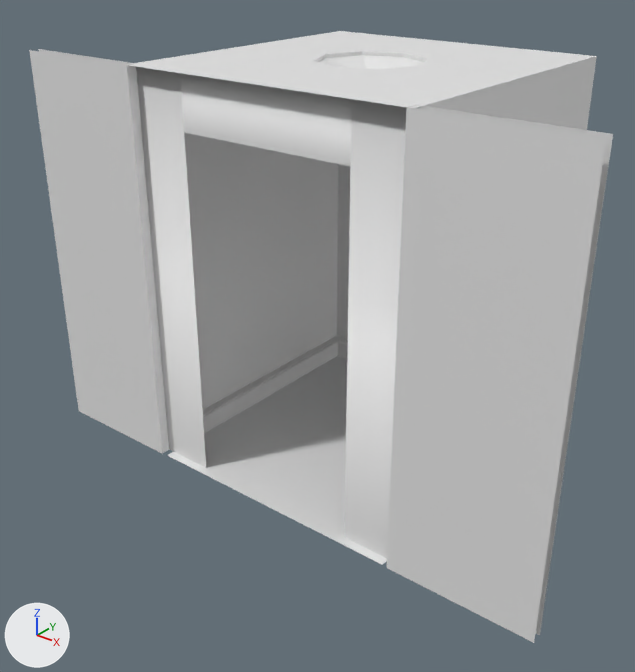
What one commit did to the FBX model Elevator 404/Assets/Models/Luuk/Lift/Lift.fbx.
Before and after are seen from a camera (50 mm lens) standing at (2.39, -2.62, 2.61) and looking at (-0.08, 0.47, 0.7). Lighting does not change. The marker at lower left points along +X, +Y and +Z. Where no turn or scale is listed for an object, it has been applied to the vertices.
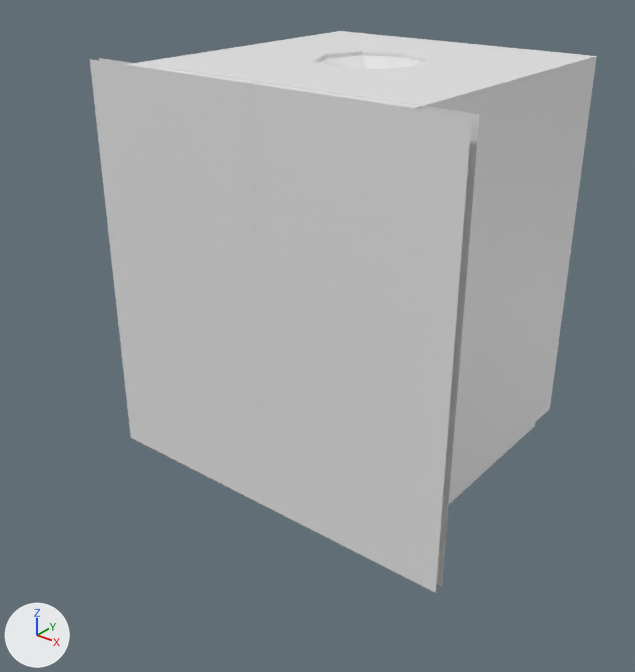
Commit message: Better lift gamaakt

What differs and where, as boxes (x1, y1, x2, y2) in the pictures (635 x 672 px; the box of a moved part takes in the faces that stretch with it):
'Plane', reshaped (13% narrower, 8% shorter): before (29, 31, 613, 643); after (90, 31, 597, 593)
part 1 of me_plane, moved or reshaped: before (387, 105, 613, 643); after (250, 82, 480, 593)
part 2 of me_plane, moved or reshaped: before (29, 49, 169, 453); after (90, 58, 264, 505)
part 3 of me_plane, cut back: before (126, 61, 421, 558); after (126, 61, 421, 108)

Diff of the bpy script that builds the scene:
```diff
--- a/Elevator 404/Assets/Models/Luuk/Lift/Lift.fbx.py
+++ b/Elevator 404/Assets/Models/Luuk/Lift/Lift.fbx.py
@@ me_plane @@
 # used by ob_plane; location = (0.0, 0.723, 0.001)
-me_plane.from_pydata(...)  # 127 vertices, 87 faces; spans x -1.43..1.43, y -0.78..0.77, z 0.0..2.0
+me_plane.from_pydata(...)  # 117 vertices, 82 faces; spans x -0.98..0.98, y -0.78..0.77, z 0.0..2.0
+# me_plane part 1: the loose piece of 8 vertices spanning x 0.72..1.43, y -0.78..-0.73, z 0.0..2.0 is scaled about its middle by (1.38, 1, 1), then moved by (-0.59, 0.0, 0.0)
+# me_plane part 2: the loose piece of 8 vertices spanning x -1.43..-0.72, y -0.78..-0.73, z 0.0..2.0 is scaled about its middle by (1.38, 1, 1), then moved by (0.59, 0.0, 0.0)
+# me_plane part 3
+# 10 vertices are removed from x -0.75..0.75, y -0.77..-0.72, z 0.0..2.0
+# 7 faces are deleted
+# 2 new faces join them
```
